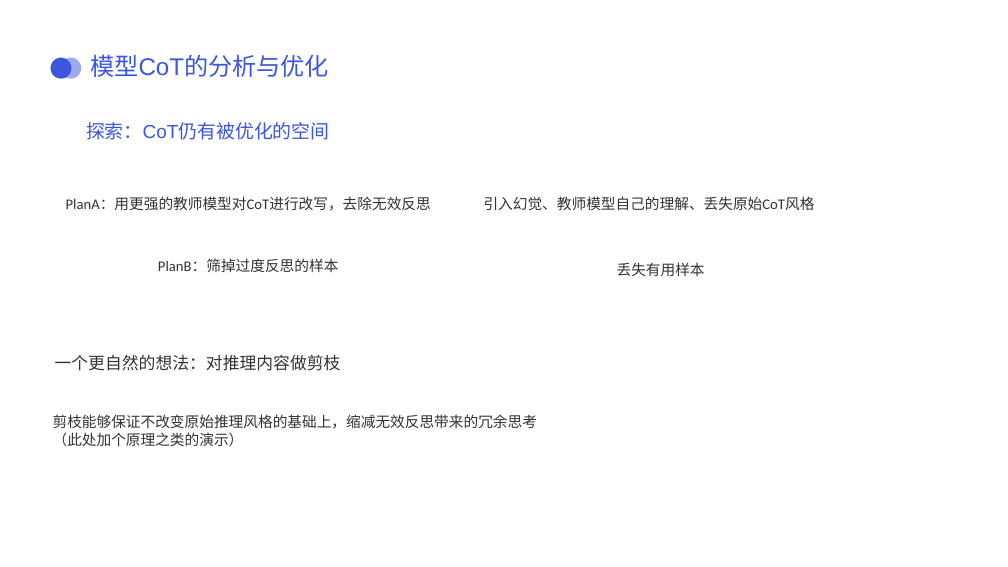
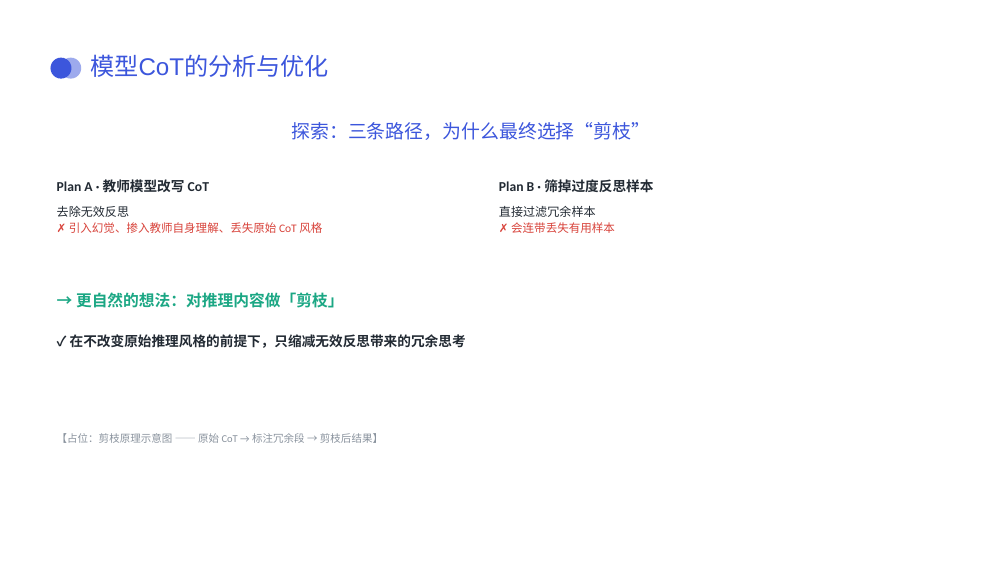
Before and after one commit to cocoastar/Anything, a slide deck: slide 9 of 答辩.pptx. Drawn at 1008x567 pixels with LibreOffice and Linux fonts; fonts in the diff are those of the drawing; background and template pictures are left out. Boxes give left, top, right and bottom in pixels: in the first picture for what was removed or moved away, otherwise in the second. Text is boxed around its words. In the diff, an @@ line names an element or a change of style, - is before the commit and + after.

```diff
--- a/答辩.pptx
+++ b/答辩.pptx
@@ text at (x1=291, y1=122, x2=650, y2=140): text changed @@
-探索：CoT仍有被优化的空间
+探索：三条路径，为什么最终选择“剪枝”
@@ text at (x1=57, y1=179, x2=209, y2=192): text changed; size 28 to 26 pt; text colour #333333 to #222A33; bold on @@
-PlanA：用更强的教师模型对CoT进行改写，去除无效反思
+Plan A · 教师模型改写 CoT
@@ text at (x1=499, y1=179, x2=653, y2=192): text changed; size 28 to 26 pt; text colour #333333 to #222A33; bold on @@
-PlanB：筛掉过度反思的样本
+Plan B · 筛掉过度反思样本
@@ vertical alignment middle to top in 6 elements at (x1=76, y1=292, x2=344, y2=308), (x1=499, y1=179, x2=653, y2=192), (x1=499, y1=206, x2=615, y2=233), (x1=57, y1=179, x2=209, y2=192), (x1=70, y1=334, x2=466, y2=348), (x1=57, y1=206, x2=322, y2=233) @@
@@ text at (x1=57, y1=206, x2=322, y2=233): text changed; size 28 to 22 pt; text colour #333333 to #D8433B @@
-引入幻觉、教师模型自己的理解、丢失原始CoT风格
+去除无效反思
+✗ 引入幻觉、掺入教师自身理解、丢失原始 CoT 风格
@@ text at (x1=499, y1=206, x2=615, y2=233): text changed; size 28 to 22 pt; text colour #333333 to #D8433B @@
-丢失有用样本
+直接过滤冗余样本
+✗ 会连带丢失有用样本
@@ text at (x1=76, y1=292, x2=344, y2=308): text changed; size 32 to 30 pt; text colour #333333 to #1BA784; bold on @@
-一个更自然的想法：对推理内容做剪枝
+→ 更自然的想法：对推理内容做「剪枝」
@@ text at (x1=70, y1=334, x2=466, y2=348): text changed; size 28 to 26 pt; text colour #333333 to #222A33; bold on @@
-剪枝能够保证不改变原始推理风格的基础上，缩减无效反思带来的冗余思考（此处加个原理之类的演示）
+✓ 在不改变原始推理风格的前提下，只缩减无效反思带来的冗余思考
@@ text added at (x1=57, y1=433, x2=383, y2=443), 20 pt, text #8A939E @@
+【占位：剪枝原理示意图 —— 原始 CoT → 标注冗余段 → 剪枝后结果】
```
Also in this commit, not shown: 11 other slides changed.
